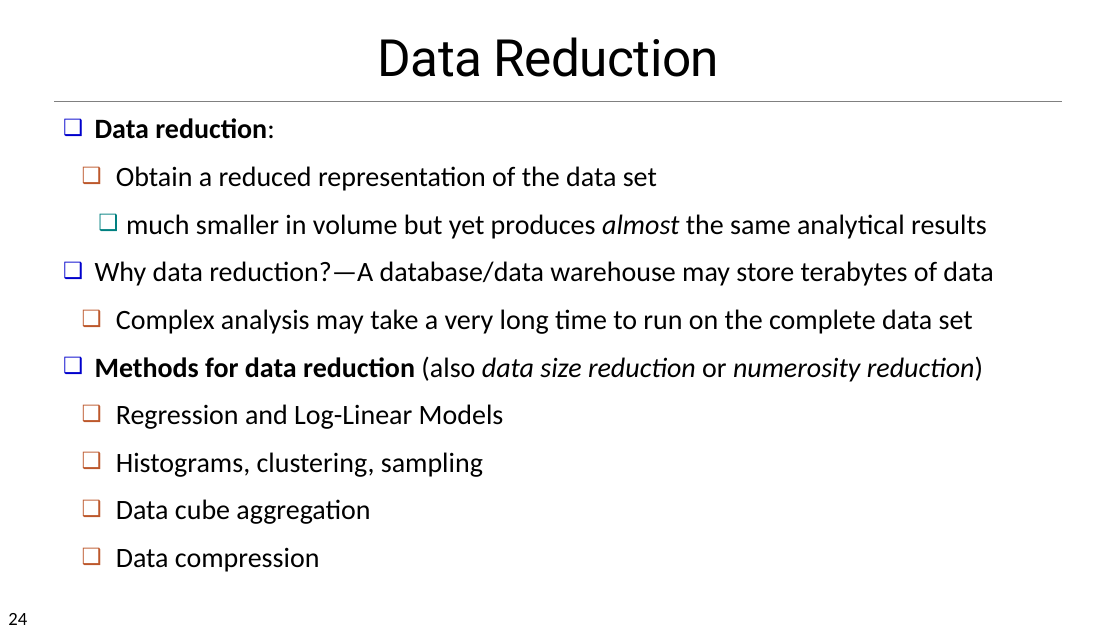
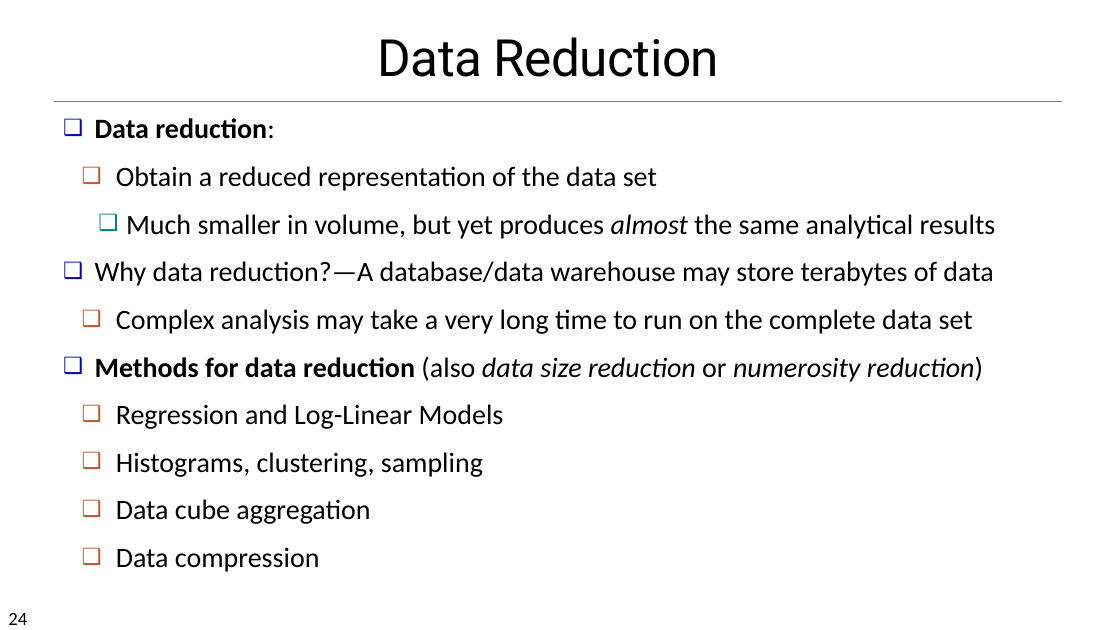
Before and after one commit to chriswjh/chriswjh.github.io, a slide deck: slide 24 of BDA_IFM/03Preprocessing.pptx. Drawn at 1120x630 pixels with LibreOffice and Linux fonts; fonts in the diff are those of the drawing. Boxes give left, top, right and bottom in pixels: in the first picture for what was removed or moved away, otherwise in the second. Text is boxed around its words. In the diff, an @@ line names an element or a change of style, - is before the commit and + after.

```diff
--- a/BDA_IFM/03Preprocessing.pptx
+++ b/BDA_IFM/03Preprocessing.pptx
@@ text at (126, 214, 996, 239): text changed @@
-    ❑ much smaller in volume but yet produces almost the same analytical results
+    ❑ Much smaller in volume, but yet produces almost the same analytical results
```
Also in this commit, not shown: 2 other slides changed, 2 other files.
